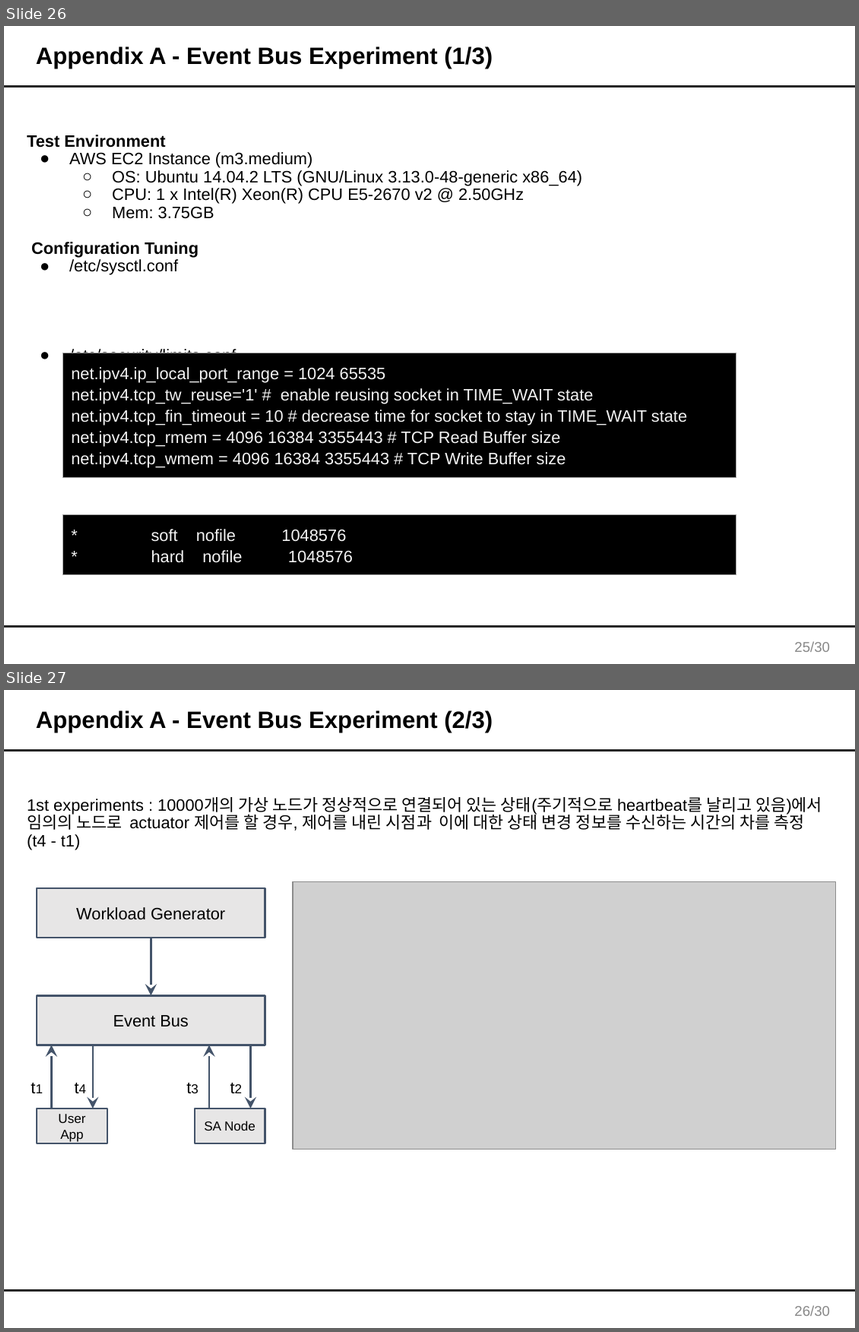
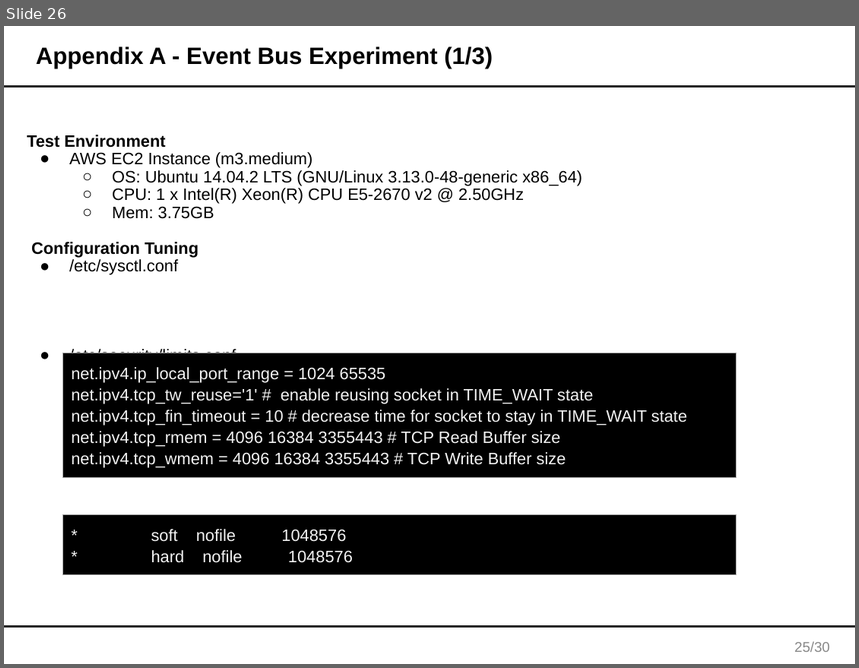
Before and after one commit to junggil/2015_CMU_StudioProject, a slide deck: DOCS/2015-06-24/Team1 Final presentation V0.1.pptx. Shown one above the other, each under a label of ours: slides 26 and 27 before the commit, slide 26 after it. The pictures are 859x1332 and 859x668 pixels, drawn with LibreOffice and Linux fonts; fonts in the diff are those of the drawing; grey boxes stand for pictures. Boxes give left, top, right and bottom in pixels: in the first picture for what was removed or moved away, otherwise in the second. Text is boxed around its words. In the diff, an @@ line names an element or a change of style, - is before the commit and + after.

```diff
--- a/DOCS/2015-06-24/Team1 Final presentation V0.1.pptx
+++ b/DOCS/2015-06-24/Team1 Final presentation V0.1.pptx
@@ slide 27 removed at (4, 690, 855, 1328), background #FFFFFF; not listed: 2 template elements that a slide beside it also shows @@
@@ title removed at (36, 711, 493, 733) @@
-Appendix A - Event Bus Experiment (2/3)
@@ text removed at (27, 797, 823, 850) @@
-1st experiments : 10000개의 가상 노드가 정상적으로 연결되어 있는 상태(주기적으로 heartbeat를 날리고 있음)에서 임의의 노드로 actuator 제어를 할 경우, 제어를 내린 시점과 이에 대한 상태 변경 정보를 수신하는 시간의 차를 측정 (t4 - t1)
@@ picture removed at (293, 882, 835, 1150) @@
@@ group removed at (23, 888, 265, 1144): 5 arrows, 4 rectangles, 4 texts @@
-Event Bus
-User App
-SA Node
-t1
-t4
-t3
-t2
-Workload Generator
@@ page number removed at (794, 1306, 830, 1316) @@
-26/30
```
Also in this commit, not shown: 4 slides changed, 2 slides added, 1 other slide removed.
